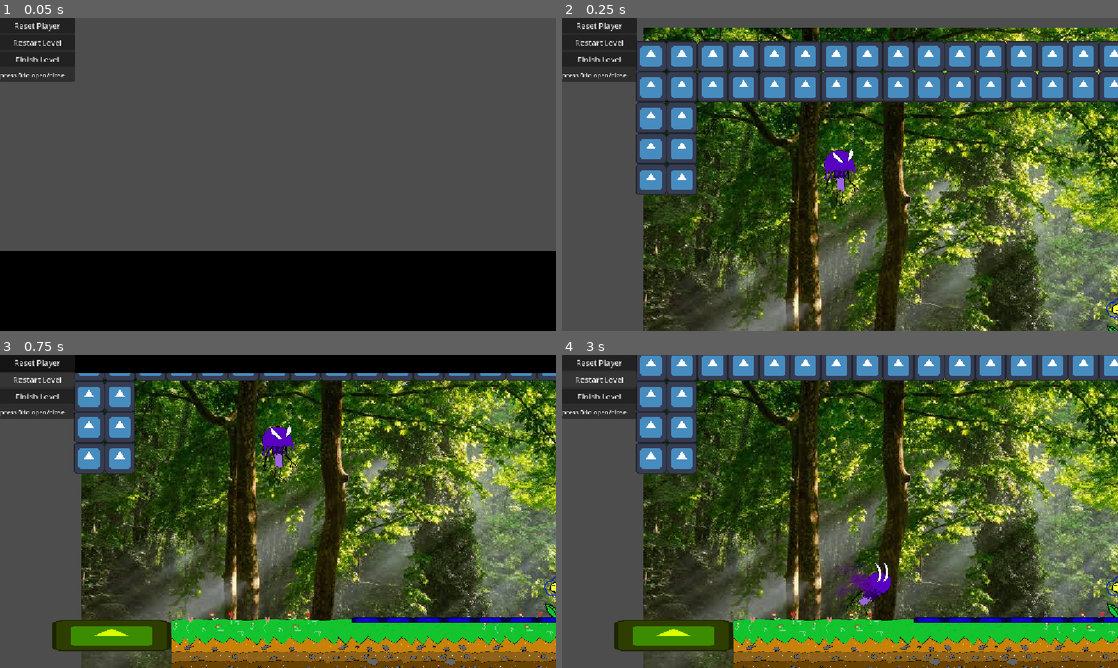
Above: before the commit, frames 1-4 (two rows, left to right).
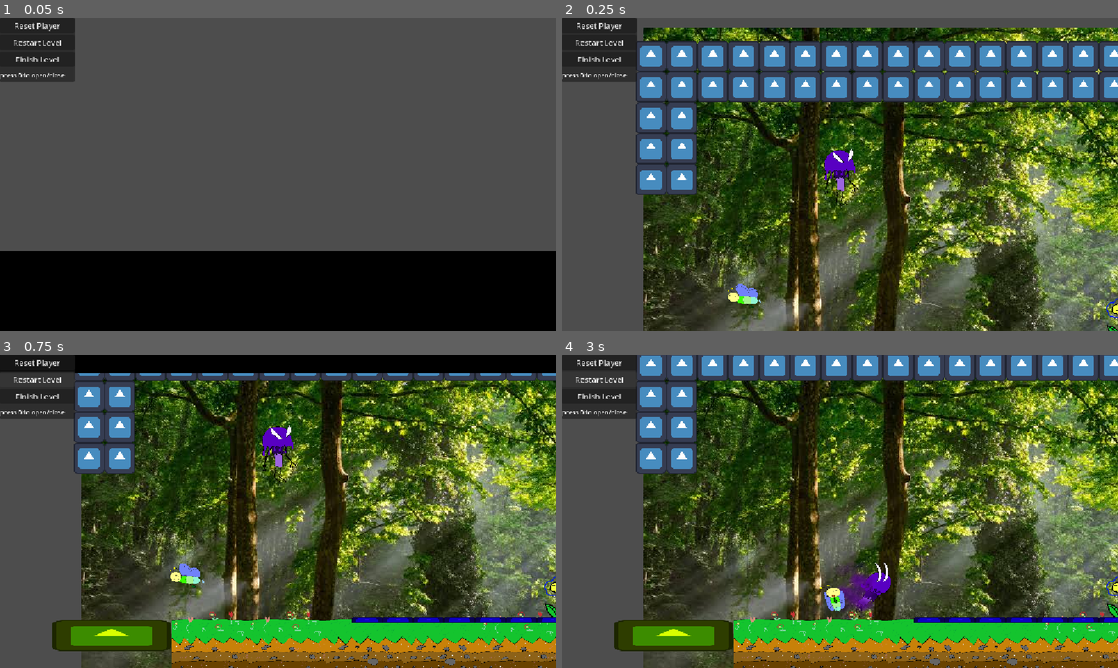
Above: after the commit, the same moments.

Repository: JRodLugo/KnightHacks2026
Game: Godot game, scene res://Scenes/LevelMaster/level_master.tscn
Two runs of this game, one before a commit and one after it. Both use one fixed random seed, a clock stepped at 60 frames per second and the inputs below. The engine's default icon, where the game draws it, is replaced by a stand-in: a white triangle on a blue panel in a dark square.
Inputs:
- Up to frame 1 (0.05 s): no input
- Up to frame 2 (0.25 s): no input
- Up to frame 3 (0.75 s): click "Restart Level" at 0.5 s
- Up to frame 4 (3 s): click "Restart Level" at 1.25 s; click "Restart Level" at 2 s; hold D (right) from 2.78 s (still down); hold S (stop) from 2.78 s (still down)

Frame 1 is identical in both runs. In frame 2, 0.3% of the frame differs, in the area x 29-36%, y 84-93%; in frame 3, 0.3%; in frame 4, 0.5%, in the area x 46-56%, y 73-85%.

Commit message:
Enemy + Player interacts
Enemy can now hurt the player

Diff:
--- a/knight-hacks-2026-project/Enemies/BloomFly/enemy_pace.gd
+++ b/knight-hacks-2026-project/Enemies/BloomFly/enemy_pace.gd
@@ -2,7 +2,7 @@
 # Enemy that walks back and forth along set positions.
 
 const DEFAULT_SPEED : float = 10.0;
-const DEFAULT_COOLDOWN : float= 2.0;
+const DEFAULT_COOLDOWN : float = 2.0;
 ## Use a default collision form if there is none provided.
 const FALLBACK_COL = preload("uid://bniw2nisdptks")
 ## The enemy's speed.
@@ -117,3 +117,9 @@
 func _on_wait_time_timeout() -> void:
 	print("Start moving");
 	position_index = next_goal(position_index);
+
+# damage player
+func _on_area_2d_body_entered(body: Node2D) -> void:
+	print("Hurt player")
+	if body is Player:
+		body.damaged.emit();
--- a/knight-hacks-2026-project/Enemies/BloomFly/enemy_pace.tscn
+++ b/knight-hacks-2026-project/Enemies/BloomFly/enemy_pace.tscn
@@ -90,13 +90,12 @@
 
 [node name="EnemyPace" type="CharacterBody2D" unique_id=2133997665 node_paths=PackedStringArray("anim_player", "wait_time", "sprite", "col_shape", "nav_agent")]
 collision_layer = 4
-collision_mask = 0
 motion_mode = 1
 script = ExtResource("1_ckxdx")
 anim_player = NodePath("AnimationPlayer")
 wait_time = NodePath("WaitTime")
 sprite = NodePath("Sprite2D")
-col_shape = NodePath("CollisionShape2D")
+col_shape = NodePath("Area2D/CollisionShape2D")
 nav_agent = NodePath("NavigationAgent2D")
 
 [node name="Sprite2D" type="Sprite2D" parent="." unique_id=698039048]
@@ -104,12 +103,13 @@
 texture = ExtResource("2_tu0sn")
 hframes = 8
 
-[node name="CollisionShape2D" type="CollisionShape2D" parent="." unique_id=2131564933]
+[node name="Area2D" type="Area2D" parent="." unique_id=11425810]
+
+[node name="CollisionShape2D" type="CollisionShape2D" parent="Area2D" unique_id=2131564933]
 position = Vector2(0, 13.45)
 shape = SubResource("CircleShape2D_ff2q2")
 
 [node name="NavigationAgent2D" type="NavigationAgent2D" parent="." unique_id=357288714]
-debug_enabled = true
 
 [node name="WaitTime" type="Timer" parent="." unique_id=1674102019]
 one_shot = true
@@ -118,5 +118,6 @@
 libraries/ = SubResource("AnimationLibrary_hurxv")
 libraries/bloomfly = SubResource("AnimationLibrary_p6rp5")
 
+[connection signal="body_entered" from="Area2D" to="." method="_on_area_2d_body_entered"]
 [connection signal="target_reached" from="NavigationAgent2D" to="." method="_on_navigation_agent_2d_target_reached"]
 [connection signal="timeout" from="WaitTime" to="." method="_on_wait_time_timeout"]
--- a/knight-hacks-2026-project/Player/player.gd
+++ b/knight-hacks-2026-project/Player/player.gd
@@ -2,6 +2,7 @@
 
 signal restart_level
 signal finish # this is called from the finish flower, disregard warning
+signal damaged # emitted by enemies.
 
 const SPEED = 600.0
 const JUMP_VELOCITY = -1000.0
@@ -13,6 +14,7 @@
 var canMoveRight: bool = true
 var dead: bool = false
 var jumpCharges: int = 2
+var inv_time : float = 1.0;
 
 func _unhandled_input(event):
 	if dead: return
@@ -133,3 +135,11 @@
 		limb_explode($RightArmPivot.global_position)
 	else:
 		kill()
+
+
+
+# collide with enemies
+
+
+func _on_damaged() -> void:
+	takeDamage();
--- a/knight-hacks-2026-project/Player/player.tscn
+++ b/knight-hacks-2026-project/Player/player.tscn
@@ -620,6 +620,7 @@
 height = 244.0
 
 [node name="Player" type="CharacterBody2D" unique_id=517375119]
+collision_mask = 5
 script = ExtResource("1_4ntmi")
 
 [node name="AnimationPlayer" type="AnimationPlayer" parent="." unique_id=341055047]
@@ -702,3 +703,7 @@
 [node name="Camera2D" type="Camera2D" parent="." unique_id=1402125157]
 zoom = Vector2(0.5, 0.5)
 position_smoothing_enabled = true
+
+[node name="IFrames" type="Timer" parent="." unique_id=930878220]
+
+[connection signal="damaged" from="." to="." method="_on_damaged"]
--- a/knight-hacks-2026-project/Scenes/TestScene/test_scene.tscn
+++ b/knight-hacks-2026-project/Scenes/TestScene/test_scene.tscn
@@ -7,6 +7,7 @@
 [ext_resource type="PackedScene" uid="uid://pnlptn7ujrlt" path="res://Scenes/FinishFlower/finish_flower.tscn" id="5_egy0e"]
 [ext_resource type="PackedScene" uid="uid://dilyr60r4pnrt" path="res://Scenes/Conveyor/conveyor.tscn" id="6_wm1xt"]
 [ext_resource type="PackedScene" uid="uid://cl3pnyiik20ha" path="res://Scenes/MovingPlatform/moving_platform.tscn" id="7_dvv8h"]
+[ext_resource type="PackedScene" uid="uid://biylp83fubcv0" path="res://Enemies/BloomFly/enemy_pace.tscn" id="8_8xnil"]
 
 [sub_resource type="TileSetAtlasSource" id="TileSetAtlasSource_4a7y3"]
 texture = ExtResource("1_fyvjo")
@@ -61,6 +62,11 @@
 tile_size = Vector2i(128, 64)
 sources/0 = SubResource("TileSetScenesCollectionSource_dvv8h")
 
+[sub_resource type="NavigationPolygon" id="NavigationPolygon_ufb2d"]
+vertices = PackedVector2Array(574.1094, 74.00781, -147.07813, 74.97656, -148.90625, -149.11719, 576.8672, -157.86719)
+polygons = Array[PackedInt32Array]([PackedInt32Array(0, 1, 2, 3)])
+outlines = Array[PackedVector2Array]([PackedVector2Array(-159, -159, 587, -168, 584, 84, -157, 85)])
+
 [node name="TestScene" type="Node2D" unique_id=396629266]
 
 [node name="TempBackground" type="Sprite2D" parent="." unique_id=812215452]
@@ -94,3 +100,13 @@
 [node name="MovingPlatform" parent="." unique_id=430009440 instance=ExtResource("7_dvv8h")]
 position = Vector2(-99, 1055)
 targetOffset = Vector2(-500, 0)
+
+[node name="NavigationRegion2D" type="NavigationRegion2D" parent="." unique_id=1005694301]
+position = Vector2(308, 833)
+navigation_polygon = SubResource("NavigationPolygon_ufb2d")
+
+[node name="EnemyPace" parent="." unique_id=2133997665 instance=ExtResource("8_8xnil")]
+position = Vector2(308, 833)
+move_speed = 250.0
+cooldown_time = 0.2
+enemy_positions = Array[Vector2]([Vector2(200, 800), Vector2(550, 900), Vector2(800, 800)])
